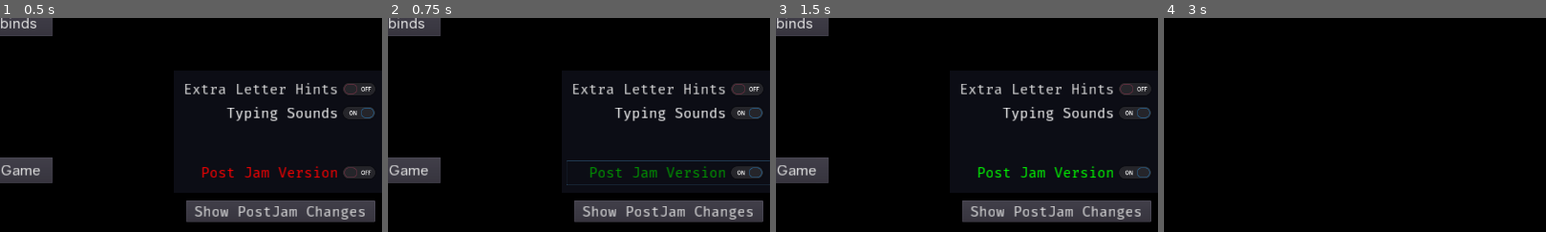
Above: before the commit, frames 1-4 (left to right).
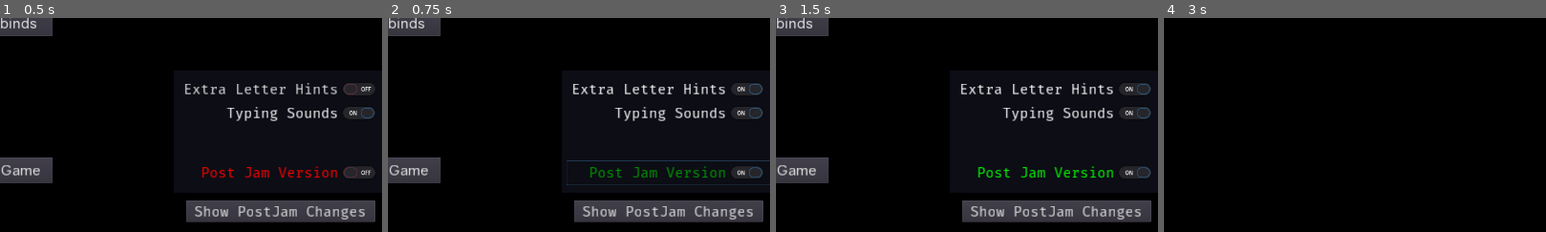
Above: after the commit, the same moments.

Repository: LoneWolfHT/LD52-EncryptionHarvester
Game: Godot game, scene res://scenes/MainMenu.tscn
Two runs of this game, one before a commit and one after it. Both use one fixed random seed, a clock stepped at 60 frames per second and the inputs below. Sound files missing from this copy of the repository are replaced by a short silence.
Inputs:
- Up to frame 1 (0.5 s): no input
- Up to frame 2 (0.75 s): click "Post Jam Version" at 0.5 s
- Up to frame 3 (1.5 s): click "Play Game" at 1.25 s
- Up to frame 4 (3 s): click "Play Game" at 2 s; click "Keybinds" at 2.75 s
The pictures show only the part of the screen within x 49-99%, y 50-100%; the shares and areas given below are measured in that part.

Frame 1 is identical in both runs. In frame 2, 0.2% of the frame differs, in the area x 51-98%, y 30-36%; in frame 3, 0.2%; in frame 4, nothing differs.

Commit message:
More updates to post-jam version

Diff:
--- a/elements/Page.gd
+++ b/elements/Page.gd
@@ -14,6 +14,8 @@
 
 func _ready():
 	update_help_text()
+
+	$Content.bbcode_text = "" # Filled with debug text in the editor
 
 	if Settings.setting.postjam:
 		$Blip.volume_db -= 12.0
--- a/elements/Page.tscn
+++ b/elements/Page.tscn
@@ -50,6 +50,7 @@
 custom_fonts/bold_font = SubResource( 3 )
 custom_fonts/normal_font = SubResource( 4 )
 bbcode_enabled = true
+text = "AAAAAAAAAAAAAAAAAAAAAAAAAAAAAAAAAAAAAAAAAAAAAAAAAAAAAAAAAAAAAAAAAAAAAAAAAAAAAAAAAAAAAAAAAAAAAAAAAAAAAAAAAAAAAAAAAAAAAAAAAAAAAAAAAAAAAAAAAAAAAAAAAA"
 
 [node name="Help" type="Label" parent="."]
 margin_left = 8.0
--- a/scenes/Game.gd
+++ b/scenes/Game.gd
@@ -180,6 +180,8 @@
 	else:
 		$Music.volume_db += Settings.setting.audio_volume_shift
 		$Music.play()
+
+		$PostJamHelp.visible = false
 
 	update_game(Settings.setting.current_page as String)
 
--- a/scenes/Game.tscn
+++ b/scenes/Game.tscn
@@ -10,12 +10,19 @@
 [ext_resource path="res://audio/game.ogg" type="AudioStream" id=8]
 [ext_resource path="res://font/FiraMono/FiraMono-Regular.otf" type="DynamicFontData" id=9]
 [ext_resource path="res://audio/game_postjam.ogg" type="AudioStream" id=10]
+[ext_resource path="res://font/Gravity-Regular.otf" type="DynamicFontData" id=11]
 
 [sub_resource type="DynamicFont" id=1]
 size = 29
 use_mipmaps = true
 use_filter = true
 font_data = ExtResource( 9 )
+
+[sub_resource type="DynamicFont" id=2]
+size = 15
+use_mipmaps = true
+use_filter = true
+font_data = ExtResource( 11 )
 
 [node name="Game" type="Node2D"]
 script = ExtResource( 2 )
@@ -61,6 +68,16 @@
 button_name = "keybinds"
 signal_target = NodePath("..")
 
+[node name="PostJamHelp" type="RichTextLabel" parent="."]
+margin_left = 11.0
+margin_top = 543.0
+margin_right = 238.0
+margin_bottom = 644.0
+custom_fonts/normal_font = SubResource( 2 )
+bbcode_enabled = true
+bbcode_text = "You won't lose your progress if you exit to the main menu, so feel free to change settings to your liking."
+text = "You won't lose your progress if you exit to the main menu, so feel free to change settings to your liking."
+
 [node name="KeyChangeMenu" parent="." instance=ExtResource( 5 )]
 visible = false
 signal_target = NodePath("../Page")
--- a/scenes/HackingScreen.gd
+++ b/scenes/HackingScreen.gd
@@ -76,9 +76,12 @@
 	if _extra_help:
 		text += " and [color=yellow]yellow[/color] if they are found somewhere else in the word."
 	else:
-		text += "| [color=yellow]yellow[/color] letters are disabled (Force-enable them with the extra hints setting)."
-
-	if !_random:
+		if Settings.setting.postjam:
+			text += "| [color=yellow]yellow[/color] letters are [color=red]disabled[/color] (Force-enable them with the extra hints setting in the main menu)"
+		else:
+			text += "| [color=yellow]yellow[/color] letters are disabled (Force-enable them with the extra hints setting)."
+
+	if !_random && (!Settings.setting.postjam || !_disable_hacks):
 		text += "\nIf you get stuck you can [code][color=#00ff00][url]exit[/url][/color][/code] to check the story for clues. Or just [code][color=#00ff00][url]!cheat[/url][/color][/code]"
 
 	$Help.bbcode_text = text
@@ -218,7 +221,7 @@
 		_show_goal()
 	elif !_done && text[0] == "!cheat":
 		if _disable_hacks:
-			write_terminal("Hacks are disabled, courtesy of the hacker 'Harvest Moon'")
+			write_terminal("Hacks are disabled, courtesy of the hacker 'Harvest Moon'\n")
 			return
 
 		if text.size() > 1:
--- a/scenes/MainMenu.gd
+++ b/scenes/MainMenu.gd
@@ -78,6 +78,10 @@
 	Settings.setting.postjam = button_pressed
 
 	if button_pressed:
+		Settings.setting.always_extra_hints = true
+		$Toggles/ExtraHints.pressed         = true
+
+	if button_pressed:
 		$Toggles/ExtraHints/Blip.pitch_scale = 1.2
 	else:
 		$Toggles/ExtraHints/Blip.pitch_scale = 0.8
--- a/scenes/MainMenu.tscn
+++ b/scenes/MainMenu.tscn
@@ -302,7 +302,9 @@
 - Reduced the volume of the text typing effects
 - Ingame Music: Added instruments cut from the jam version, track is 2x as long
 - Fixed yellow letter hints showing for letters you've already found
-- Misc text fixes"
+- Toggling on the post-jam button will also enable extra hints
+- Made the help text below the hacking terminal more noticable
+- Added help text saying your progress is saved if you exit to the menu"
 text = "
 These changes are only applied when you enable them
 (See the toggle button in the main menu)
@@ -310,7 +312,9 @@
 - Reduced the volume of the text typing effects
 - Ingame Music: Added instruments cut from the jam version, track is 2x as long
 - Fixed yellow letter hints showing for letters you've already found
-- Misc text fixes"
+- Toggling on the post-jam button will also enable extra hints
+- Made the help text below the hacking terminal more noticable
+- Added help text saying your progress is saved if you exit to the menu"
 
 [connection signal="finished" from="Blip" to="." method="_on_Blip_finished"]
 [connection signal="timeout" from="Music/Timer" to="." method="_on_Timer_timeout"]
Not shown: 1 places in scenes/Game.tscn that only renumber resources
Not shown, changed: scenes/HackingScreen.tscn
